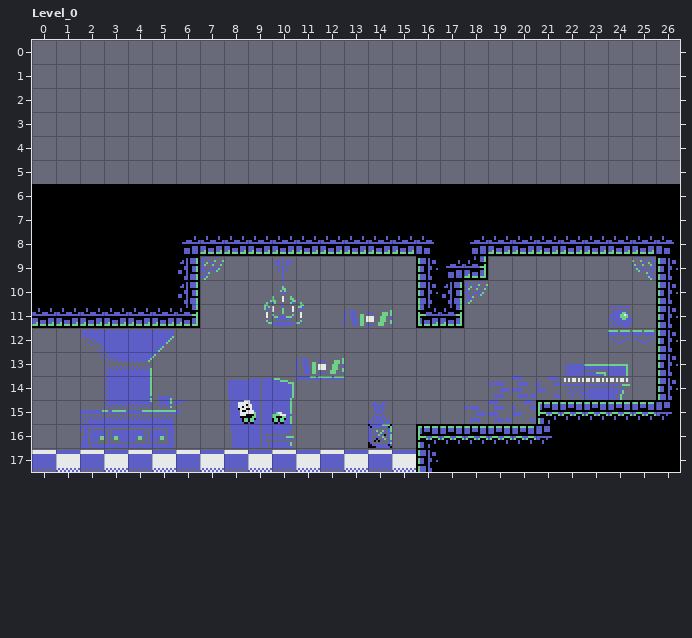
LDtk project -- src/assets/maps/test.ldtk. Above, as it was before the edit.
Cells are 12x12 px. Shown: Level_0 x 0..26, y 0..17. The old version is drawn lined up with the new one.
Once edited:
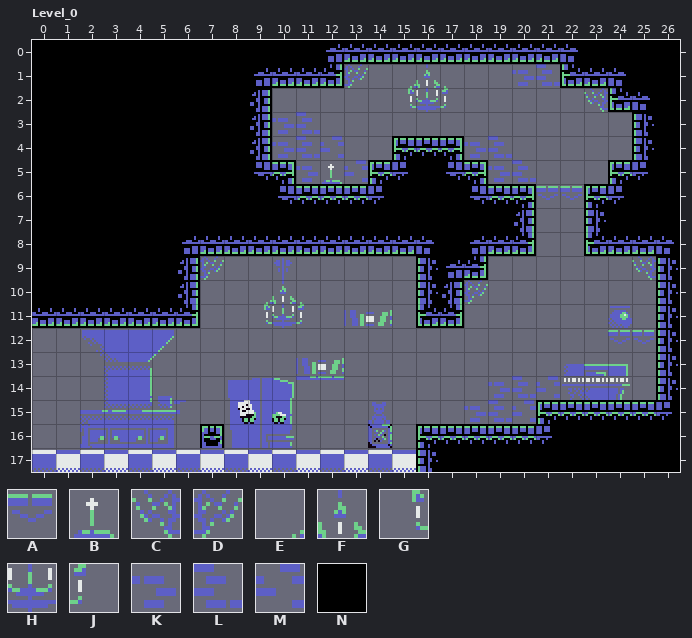
Key: from "Tiles": A 16, B 133, C 137, D 138, E 139, F 140, G 161, H 162, J 163, K 271, L 272, M 273; from "Walls": N 1.
_ is an empty cell.
From old to new:
map size 26x12 -> 26x18 cells (old content now starts at 0,6; both pictures use the new coordinates)
Layer "Walls":
y 0: x 0..26 ___________________________ -> NNNNNNNNNNNNNNNNNNNNNNNNNNN
y 1: x 0..12 _____________ -> NNNNNNNNNNNNN; x 22..26 _____ -> NNNNN
y 2: x 0..9 __________ -> NNNNNNNNNN; x 24..26 ___ -> NNN
y 3: x 0..9 __________ -> NNNNNNNNNN; x 25..26 __ -> NN
y 4: x 0..9 __________ -> NNNNNNNNNN; x 15..17 ___ -> NNN; x 25..26 __ -> NN
y 5: x 0..10 ___________ -> NNNNNNNNNNN; x 14..18 _____ -> NNNNN; x 24..26 ___ -> NNN
y 6..8: x 21..22 NN -> __
y 16: x 7 _ -> N
Layer "Decor":
y 1: x 13 _ -> D; x 15..16 __ -> EF; x 20..21 __ -> KL
y 2: x 15..17 ___ -> GHJ; x 23 _ -> C
y 3: x 10..11 __ -> KL
y 4: x 10..12 ___ -> KLM; x 18..19 __ -> KL
y 5: x 11..13 ___ -> KBM; x 19..20 __ -> KL
y 6: x 21..22 __ -> AA
